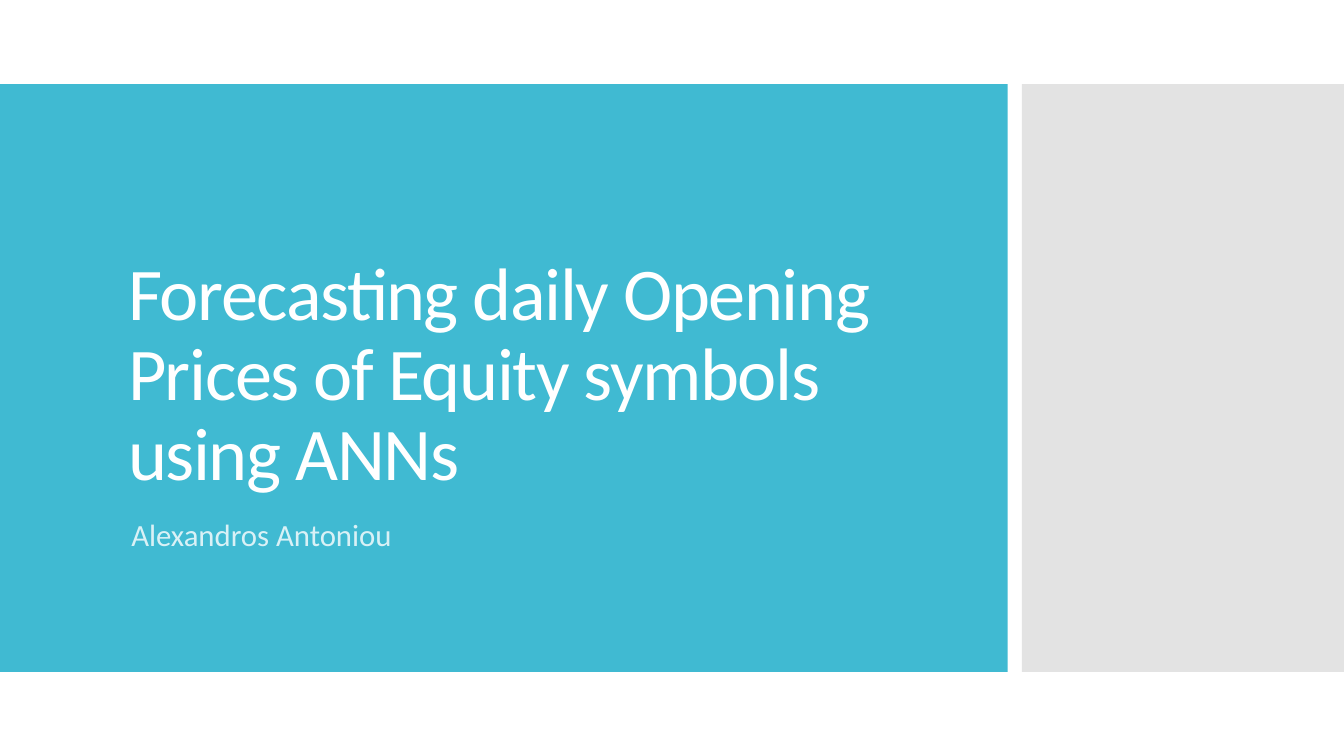
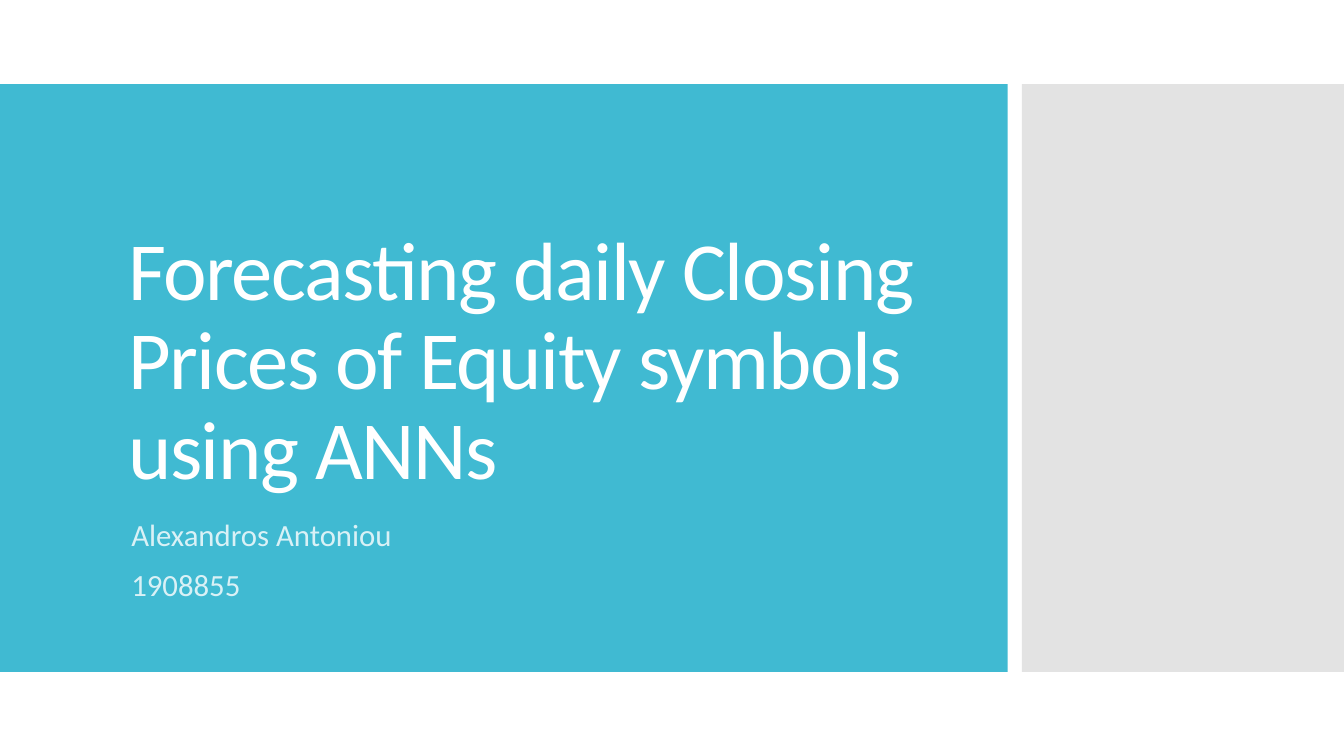
Before and after one commit to antoniouaa/msc_thesis, a slide deck: slide 1 of presentation.pptx. Drawn at 1344x756 pixels with LibreOffice and Linux fonts; fonts in the diff are those of the drawing. Boxes give left, top, right and bottom in pixels: in the first picture for what was removed or moved away, otherwise in the second. Text is boxed around its words. In the diff, an @@ line names an element or a change of style, - is before the commit and + after.

```diff
--- a/presentation.pptx
+++ b/presentation.pptx
@@ title at (128, 242, 914, 493): text changed; size 53.1 to 59 pt @@
-Forecasting daily Opening Prices of Equity symbols using ANNs
+Forecasting daily Closing Prices of Equity symbols using ANNs
@@ subtitle at (131, 575, 240, 596): paragraph added @@
+1908855
```
Also in this commit, not shown: 2 other slides changed, 1 other file.
